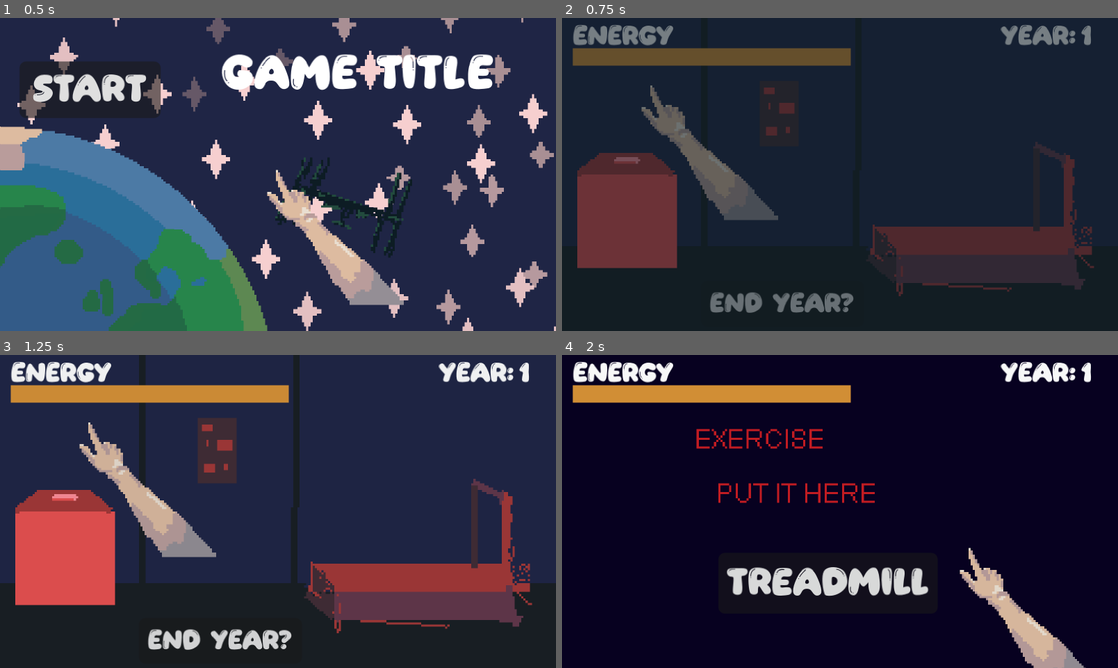
Above: before the commit, frames 1-4 (two rows, left to right).
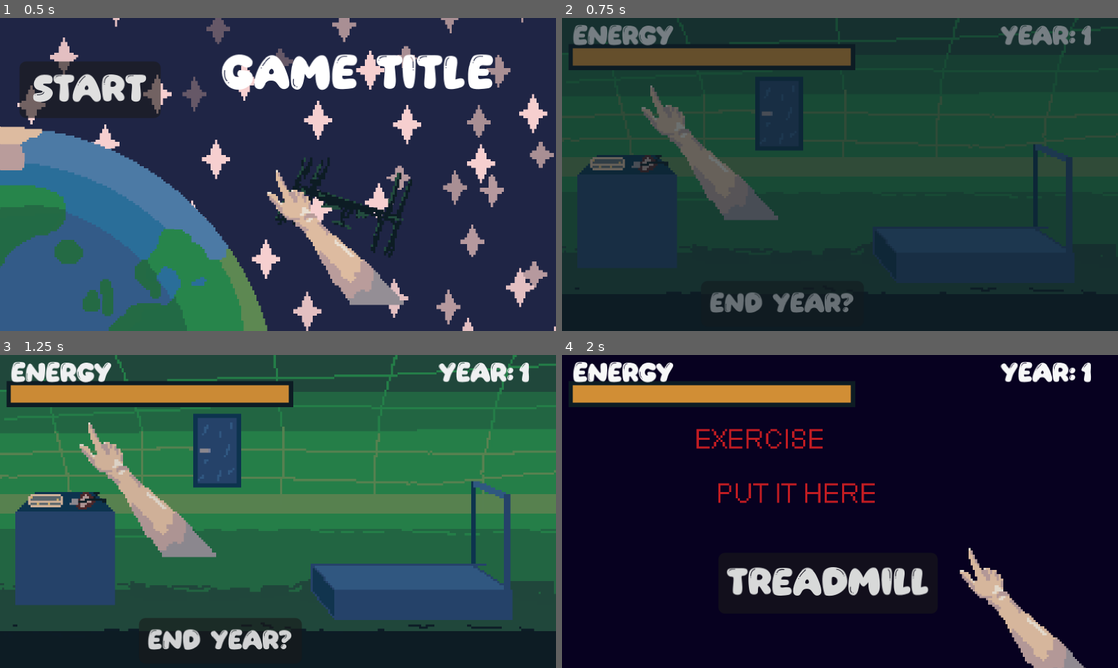
Above: after the commit, the same moments.

Repository: KatLuvsYa3/Geaux_Hackathon_Godot
Game: Godot game, scene res://scenes/game/start_screen.tscn
Same seed, same stepped clock (60 frames per second), same inputs: the game is played once before the commit and once after it.
Inputs (mouse positions are in pixels of both pictures, inside the frame that each line leads up to):
- Up to frame 1 (0.5 s): no input
- Up to frame 2 (0.75 s): click "Start" at 0.5 s
- Up to frame 3 (1.25 s): no input
- Up to frame 4 (2 s): click (967, 552) at 1.25 s

Frame 1 is identical in both runs. In frame 2, 62% of the frame differs, in the area x 0-100%, y 0-89%; in frame 3, 79%; in frame 4, 1.3%.

Commit message:
imporveee

Diff:
--- a/scenes/StatDisplay.tscn
+++ b/scenes/StatDisplay.tscn
@@ -1,6 +1,7 @@
 [gd_scene format=3 uid="uid://cbmn6h2wx3bdf"]
 
 [ext_resource type="Texture2D" uid="uid://ddjyv8kxibfcr" path="res://assets/Sprites/energybaredmpty.png" id="2_j5wif"]
+[ext_resource type="Texture2D" uid="uid://dkq1h7xc7wq4n" path="res://assets/Sprites/borederforenergyboard.png" id="3_6xqme"]
 [ext_resource type="Texture2D" uid="uid://duno6l58ske4v" path="res://assets/Sprites/energybarfull.png" id="3_mq0gc"]
 
 [node name="StatDisplay" type="Control" unique_id=1737166255]
@@ -49,3 +50,9 @@
 offset_bottom = 20.0
 theme_override_font_sizes/font_size = 11
 text = "1"
+
+[node name="Borederforenergyboard" type="Sprite2D" parent="." unique_id=627672615]
+z_index = -1
+position = Vector2(68.99999, 18)
+scale = Vector2(2.0625, 0.75)
+texture = ExtResource("3_6xqme")
--- a/scenes/game/main_screen.tscn
+++ b/scenes/game/main_screen.tscn
@@ -1,12 +1,15 @@
 [gd_scene format=3 uid="uid://drvs57xpv1vsj"]
 
-[ext_resource type="Texture2D" uid="uid://cu7wgyju14jnj" path="res://assets/Sprites/main.png" id="1_w03e3"]
+[ext_resource type="Texture2D" uid="uid://b5jokneg67ruq" path="res://assets/Sprites/main.png" id="1_w03e3"]
 [ext_resource type="Script" uid="uid://cos8e54bxu7vj" path="res://scripts/change_scene_button.gd" id="2_56jkj"]
 [ext_resource type="Script" uid="uid://yjpi0cm8ucna" path="res://scripts/end_year_button.gd" id="3_yiin6"]
+[ext_resource type="Texture2D" uid="uid://dc0v8qwbe7syc" path="res://assets/Sprites/onchemdesk.png" id="4_1rkkt"]
+[ext_resource type="Texture2D" uid="uid://b5qv6cw6h7a5g" path="res://assets/Sprites/panel.png" id="5_3w53x"]
 
 [node name="MainScreen" type="Node2D" unique_id=902538669]
 
-[node name="Main" type="Sprite2D" parent="." unique_id=935025308]
+[node name="Main2" type="Sprite2D" parent="." unique_id=1647312932]
+z_index = -5
 position = Vector2(128, 72)
 texture = ExtResource("1_w03e3")
 
@@ -44,6 +47,14 @@
 text = "End Year?"
 script = ExtResource("3_yiin6")
 
+[node name="Onchemdesk" type="Sprite2D" parent="." unique_id=1993259759]
+position = Vector2(32, 66)
+texture = ExtResource("4_1rkkt")
+
+[node name="Panel" type="Sprite2D" parent="." unique_id=316471582]
+position = Vector2(100, 44)
+texture = ExtResource("5_3w53x")
+
 [connection signal="pressed" from="Exercise" to="Exercise" method="_on_pressed"]
 [connection signal="pressed" from="Maintainance" to="Maintainance" method="_on_pressed"]
 [connection signal="pressed" from="Research" to="Research" method="_on_pressed"]
Binary file added: assets/Sprites/borederforenergyboard.png
Not shown, added: assets/Sprites/borederforenergyboard.png.import
Binary file changed: assets/Sprites/main.png
Not shown, changed: assets/Sprites/main.png.import
Binary file added: assets/Sprites/onchemdesk.png
Not shown, added: assets/Sprites/onchemdesk.png.import
Binary file added: assets/Sprites/panel.png
Not shown, added: assets/Sprites/panel.png.import
